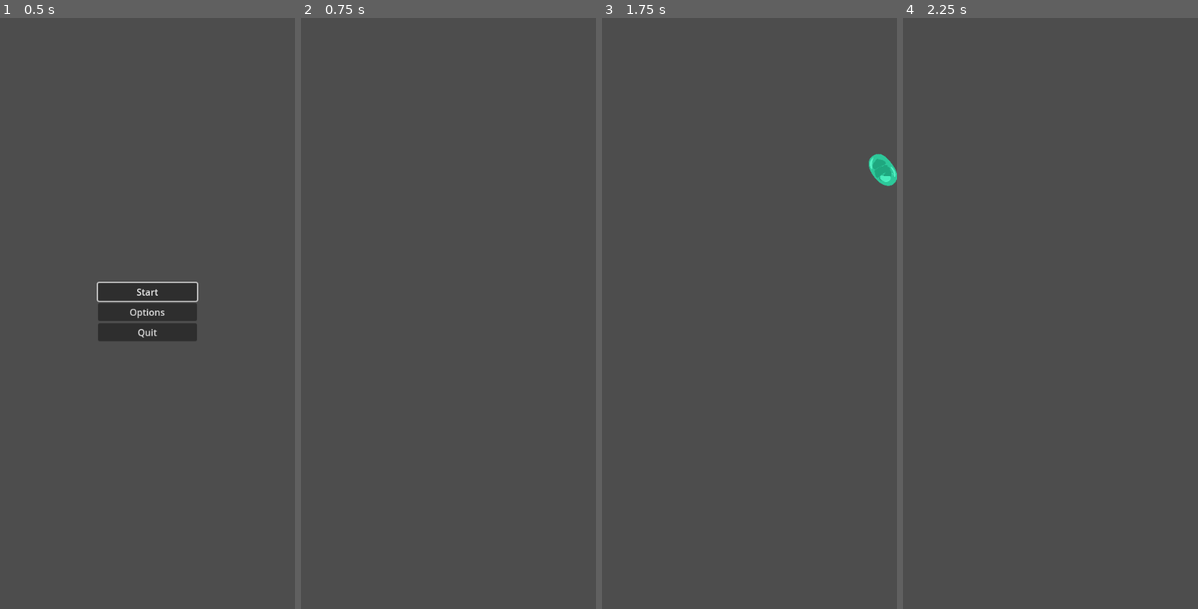
Above: before the commit, frames 1-4 (left to right).
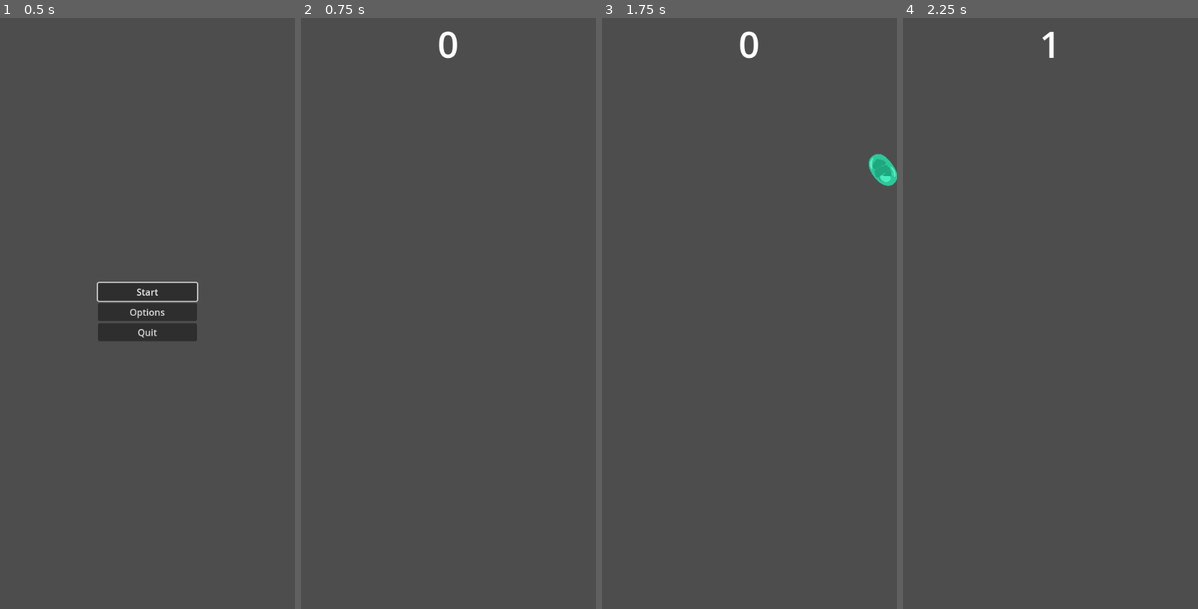
Above: after the commit, the same moments.

Repository: strbtrfll/slumak
Game: Godot game, scene res://Menu.tscn
Two runs of this game, one before a commit and one after it. Both use one fixed random seed, a clock stepped at 60 frames per second and the inputs below.
Inputs (mouse positions are in pixels of both pictures, inside the frame that each line leads up to):
- Up to frame 1 (0.5 s): no input
- Up to frame 2 (0.75 s): click "Start" at 0.5 s
- Up to frame 3 (1.75 s): tap Enter at 1.25 s; move the mouse to (814, 283) at 1.27 s; click (814, 283) at 1.42 s
- Up to frame 4 (2.25 s): move the mouse to (1186, 165) at 2.02 s; click (1186, 165) at 2.17 s

Frame 1 is identical in both runs. In frame 2, 0.2% of the frame differs, in the area x 46-53%, y 2-7%; in frame 3, 0.2%; in frame 4, less than 0.1%.

Commit message:
Бали

Diff:
--- /dev/null
+++ b/hud.tscn
@@ -0,0 +1,21 @@
+[gd_scene load_steps=2 format=3 uid="uid://c4bt17ohy3mh8"]
+
+[sub_resource type="GDScript" id="GDScript_2lu4h"]
+script/source = "extends CanvasLayer
+"
+
+[node name="HUD" type="CanvasLayer"]
+script = SubResource("GDScript_2lu4h")
+
+[node name="ScoreLabel" type="Label" parent="."]
+anchors_preset = 5
+anchor_left = 0.5
+anchor_right = 0.5
+offset_left = -20.0
+offset_right = 20.0
+offset_bottom = 23.0
+grow_horizontal = 2
+theme_override_font_sizes/font_size = 64
+text = "0"
+horizontal_alignment = 1
+vertical_alignment = 1
--- a/main.gd
+++ b/main.gd
@@ -1,7 +1,7 @@
 extends Node2D
 
 @export var slime_scene: PackedScene
-
+var score = 0
 
 func _on_spawn_timer_timeout():
 	var slime = slime_scene.instantiate()
@@ -21,7 +21,10 @@
 	slime.rotation = direction
 
 	add_child(slime)
-	print("pipi")
-	#Якщо, комусь цікаво чому тут числа ПІ, це тому що...
-	#Готод не вміє в градуси і замість них використовує радіани
-	#А я як самий великий математик в дішу не їбу що це. Тому мені довелося переводити радіани в градуси.
+
+
+func _on_child_exiting_tree(node):
+	if node:
+		score += 1
+		$HUD/ScoreLabel.text = str(score)
+		print("pipi")
--- a/main.tscn
+++ b/main.tscn
@@ -1,7 +1,8 @@
-[gd_scene load_steps=6 format=3 uid="uid://dsn00mddxc7h7"]
+[gd_scene load_steps=7 format=3 uid="uid://dsn00mddxc7h7"]
 
 [ext_resource type="Script" path="res://main.gd" id="1_2d54m"]
 [ext_resource type="PackedScene" uid="uid://5rb7rstf5wpt" path="res://clizi.tscn" id="1_3nlhi"]
+[ext_resource type="PackedScene" uid="uid://c4bt17ohy3mh8" path="res://hud.tscn" id="2_ls40a"]
 
 [sub_resource type="Curve2D" id="Curve2D_syy3m"]
 _data = {
@@ -53,4 +54,7 @@
 position = Vector2(256, 1056)
 shape = SubResource("RectangleShape2D_qm77u")
 
+[node name="HUD" parent="." instance=ExtResource("2_ls40a")]
+
+[connection signal="child_exiting_tree" from="." to="." method="_on_child_exiting_tree"]
 [connection signal="timeout" from="SpawnTimer" to="." method="_on_spawn_timer_timeout"]
